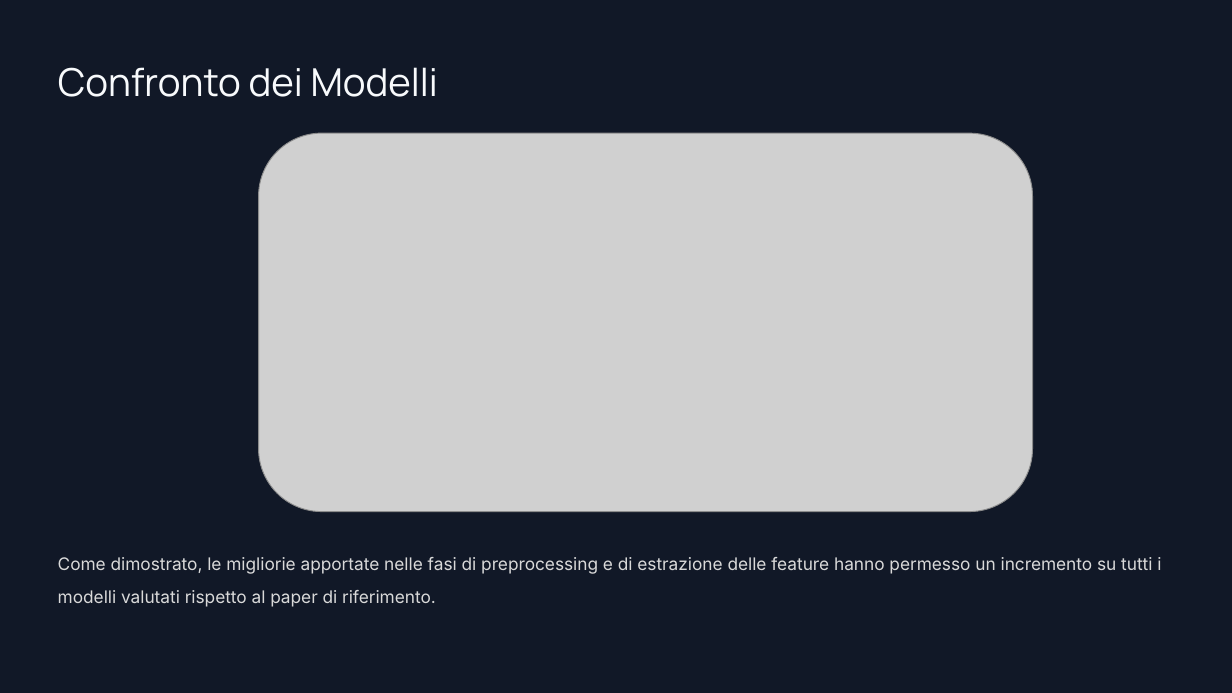
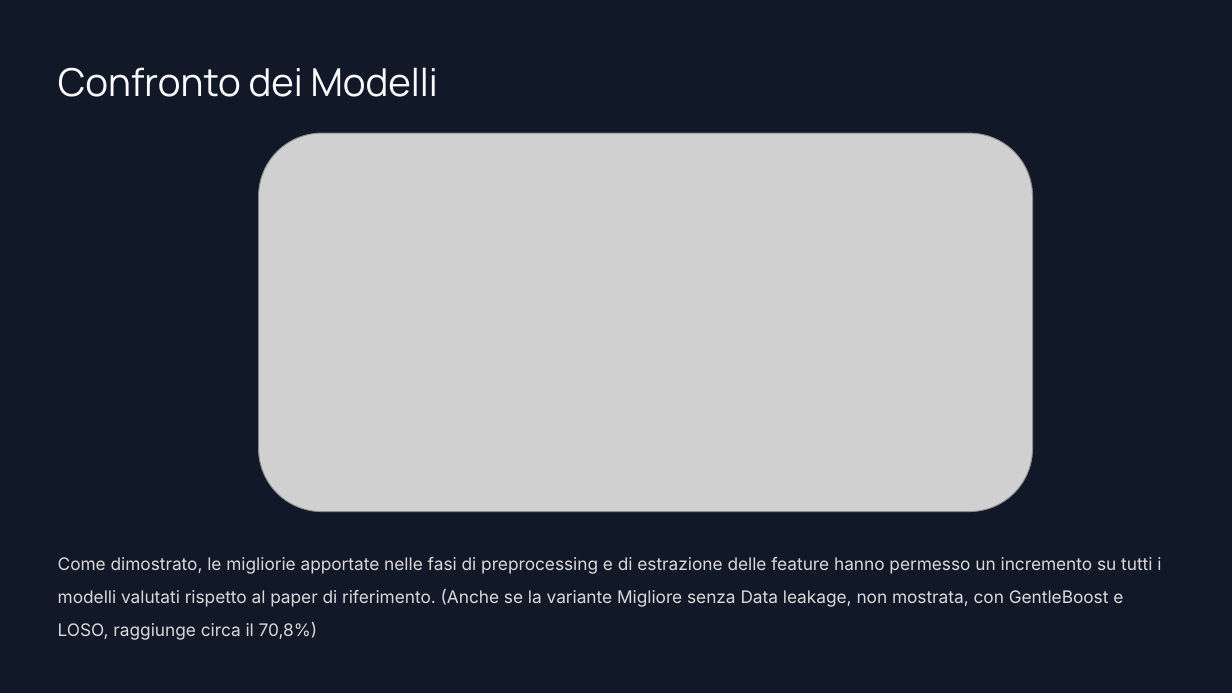
Before and after one commit to GABRYCA/ml-stress-rest, a slide deck: slide 13 of Progetto Interfacce Uomo-Macchina.pptx. Drawn at 1232x693 pixels with LibreOffice and Linux fonts; fonts in the diff are those of the drawing; grey boxes stand for pictures; background and template pictures are left out. Boxes give left, top, right and bottom in pixels: in the first picture for what was removed or moved away, otherwise in the second. Text is boxed around its words. In the diff, an @@ line names an element or a change of style, - is before the commit and + after.

```diff
--- a/Progetto Interfacce Uomo-Macchina.pptx
+++ b/Progetto Interfacce Uomo-Macchina.pptx
@@ text at [58, 557, 1161, 640]: text changed @@
-Come dimostrato, le migliorie apportate nelle fasi di preprocessing e di estrazione delle feature hanno permesso un incremento su tutti i modelli valutati rispetto al paper di riferimento.
+Come dimostrato, le migliorie apportate nelle fasi di preprocessing e di estrazione delle feature hanno permesso un incremento su tutti i modelli valutati rispetto al paper di riferimento. (Anche se la variante Migliore senza Data leakage, non mostrata, con GentleBoost e LOSO, raggiunge circa il 70,8%)
```
Also in this commit, not shown: 11 other slides changed, 1 other file.
